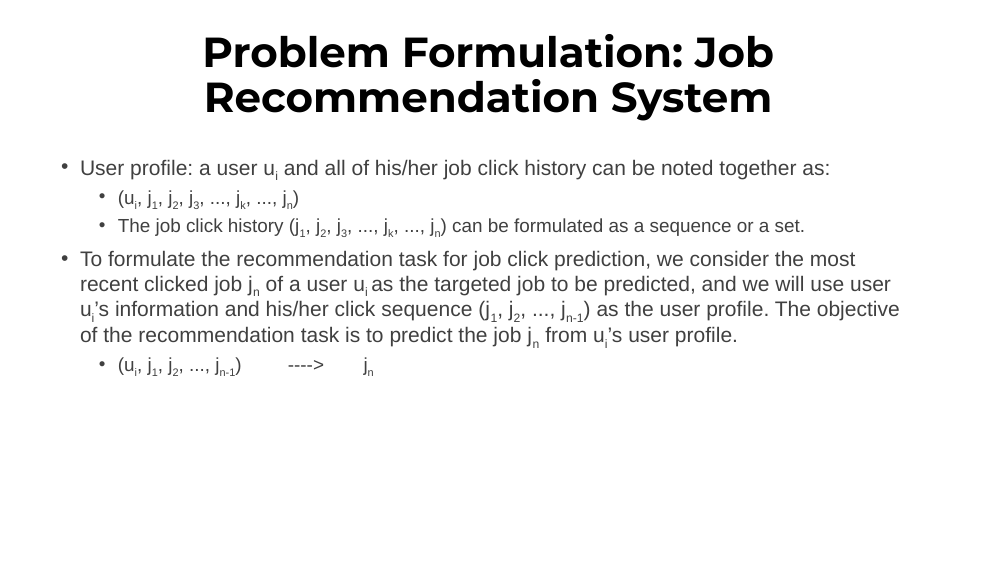
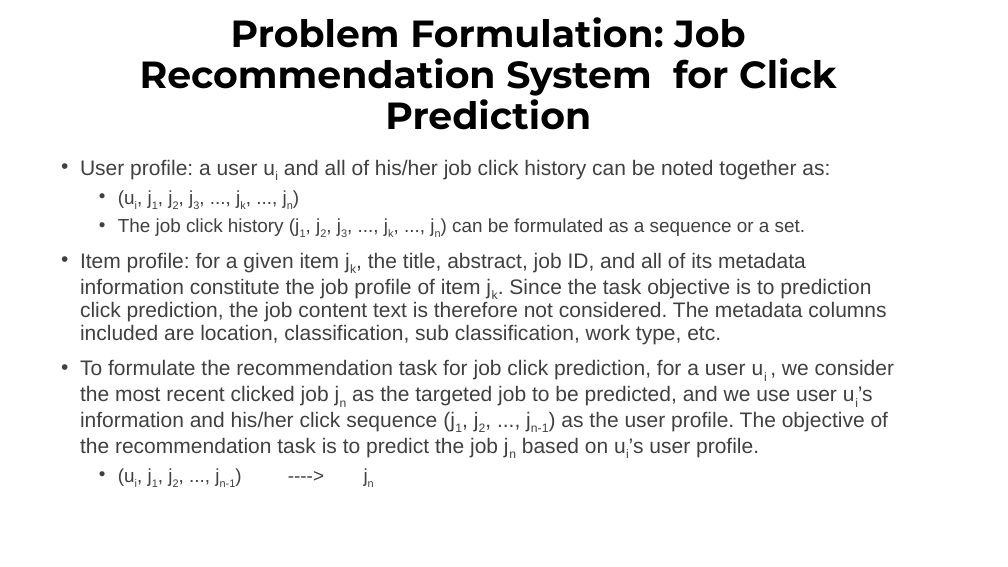
Before and after one commit to CyberPlayerOne/ip-dual-encoder-interest-network, a slide deck: slide 22 of slides/Presentation1.pptx. Drawn at 1008x567 pixels with LibreOffice and Linux fonts; fonts in the diff are those of the drawing. Boxes give left, top, right and bottom in pixels: in the first picture for what was removed or moved away, otherwise in the second. Text is boxed around its words. In the diff, an @@ line names an element or a change of style, - is before the commit and + after.

Commit message:
changes

```diff
--- a/slides/Presentation1.pptx
+++ b/slides/Presentation1.pptx
@@ title at (140, 17, 837, 130): text changed; size 40 to 36 pt @@
-Problem Formulation: Job Recommendation System
+Problem Formulation: Job Recommendation System for Click Prediction
@@ text at (80, 252, 894, 457): text changed @@
-• To formulate the recommendation task for job click prediction, we consider the most recent clicked job jn of a user ui as the targeted job to be predicted, and we will use user ui’s information and his/her click sequence (j1, j2, ..., jn-1) as the user profile. The objective of the recommendation task is to predict the job jn from ui’s user profile.
+• Item profile: for a given item jk, the title, abstract, job ID, and all of its metadata information constitute the job profile of item jk. Since the task objective is to prediction click prediction, the job content text is therefore not considered. The metadata columns included are location, classification, sub classification, work type, etc.
+• To formulate the recommendation task for job click prediction, for a user ui , we consider the most recent clicked job jn as the targeted job to be predicted, and we use user ui’s information and his/her click sequence (j1, j2, ..., jn-1) as the user profile. The objective of the recommendation task is to predict the job jn based on ui’s user profile.
```
Also in this commit, not shown: 14 other slides changed.
